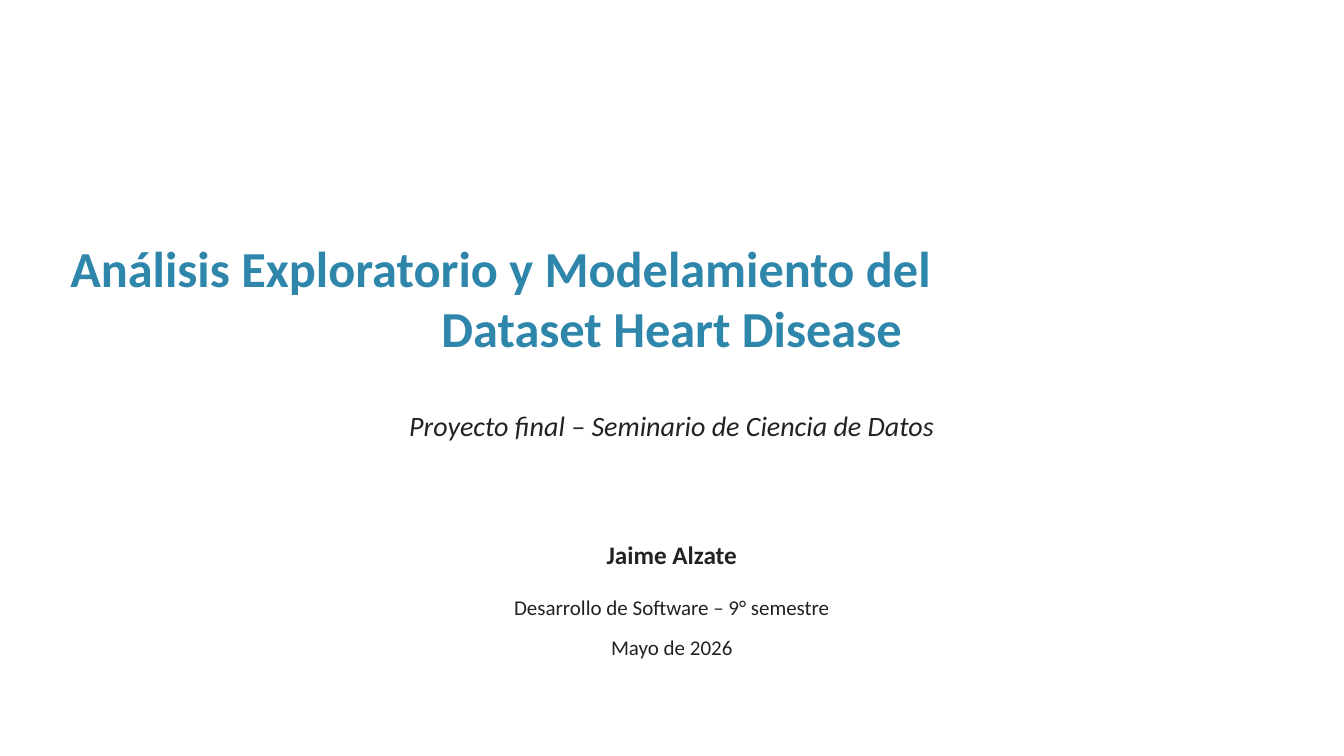
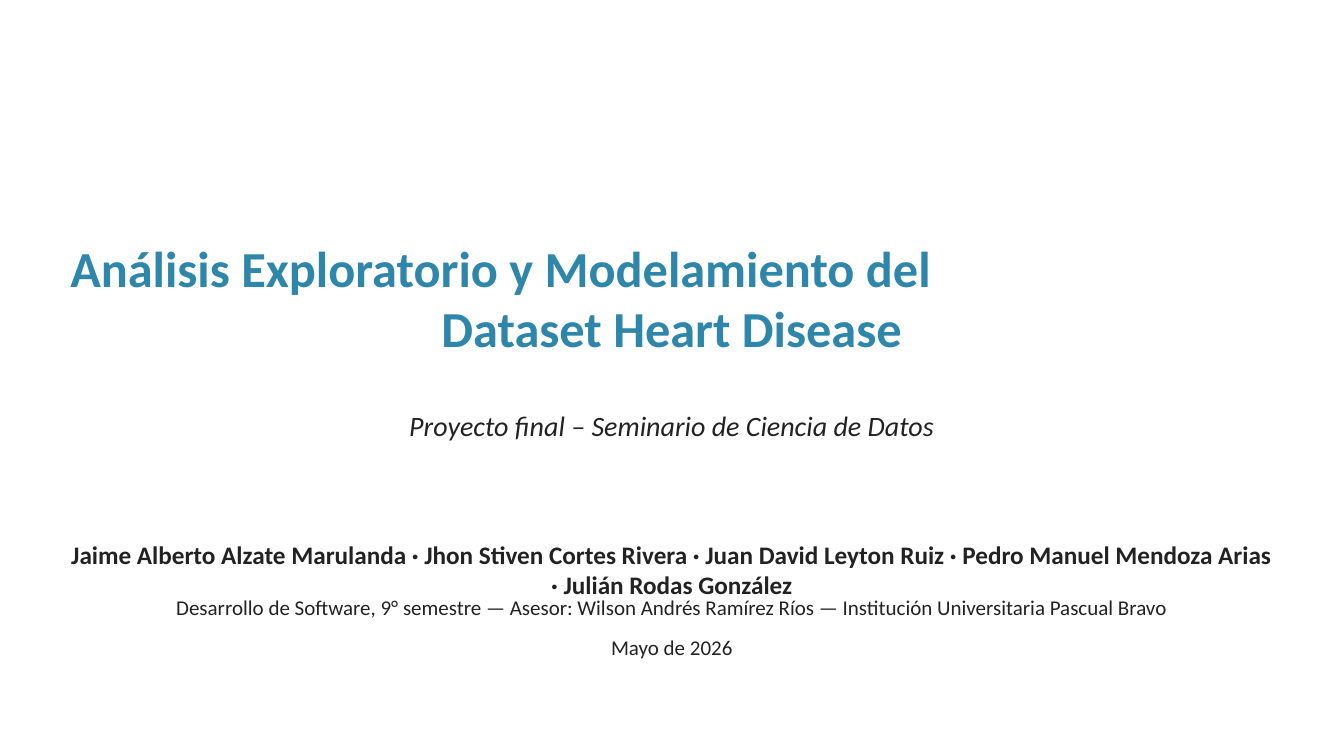
Before and after one commit to JAAM010/seminario-datos-heart-disease, a slide deck: slide 1 of Entregable2/Presentacion_Sustentacion.pptx. Drawn at 1344x756 pixels with LibreOffice and Linux fonts; fonts in the diff are those of the drawing. Boxes give left, top, right and bottom in pixels: in the first picture for what was removed or moved away, otherwise in the second. Text is boxed around its words. In the diff, an @@ line names an element or a change of style, - is before the commit and + after.

```diff
--- a/Entregable2/Presentacion_Sustentacion.pptx
+++ b/Entregable2/Presentacion_Sustentacion.pptx
@@ text at (71, 546, 1271, 601): text changed @@
-Jaime Alzate
+Jaime Alberto Alzate Marulanda · Jhon Stiven Cortes Rivera · Juan David Leyton Ruiz · Pedro Manuel Mendoza Arias · Julián Rodas González
@@ text at (176, 600, 1166, 618): text changed @@
-Desarrollo de Software – 9° semestre
+Desarrollo de Software, 9° semestre — Asesor: Wilson Andrés Ramírez Ríos — Institución Universitaria Pascual Bravo
```
Also in this commit, not shown: 5 other slides changed, 6 other files.
